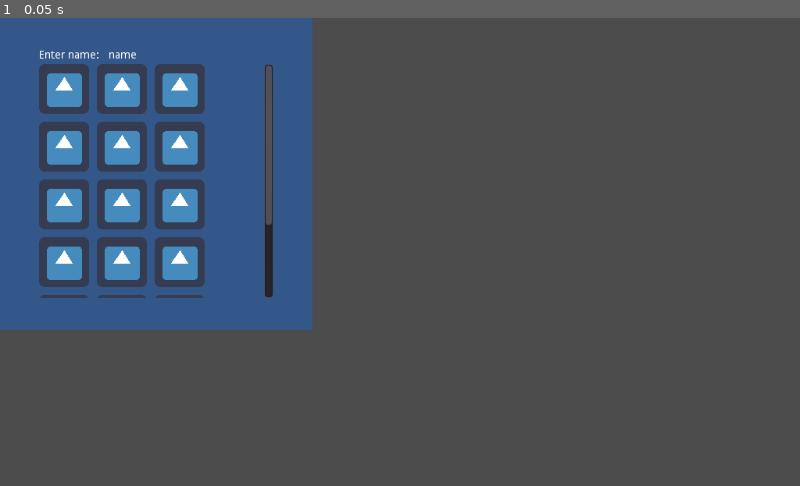
Above: before the commit, frame 1.
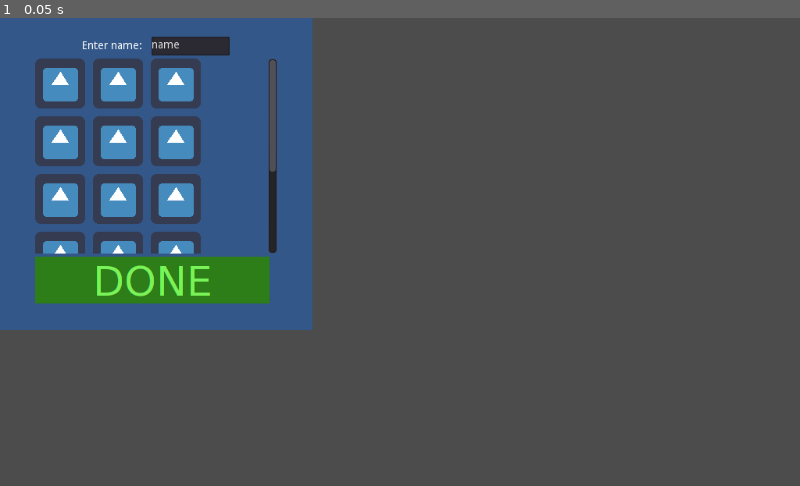
Above: after the commit, the same moment.

Repository: jmpoholarz/Memoji
Game: Godot game, scene res://selection GUI.tscn
The game is run twice, just before and just after one commit, with the same random seed, the same clock (stepped at 60 frames per second) and the same inputs. The project has no main scene, so this scene is started directly. The engine's default icon, where the game draws it, is replaced by a stand-in: a white triangle on a blue panel in a dark square.
Inputs:
- Up to frame 1 (0.05 s): no input

The runs differ from the first frame. In frame 1, 9.0% of the frame differs, in the area x 4-35%, y 4-62%.

Commit message:
placeholder and text entry

Diff:
--- a/MemojiPlayer/selection GUI.tscn
+++ b/MemojiPlayer/selection GUI.tscn
@@ -1,6 +1,7 @@
-[gd_scene load_steps=2 format=2]
+[gd_scene load_steps=3 format=2]
 
 [ext_resource path="res://icon.png" type="Texture" id=1]
+[ext_resource path="res://Assets/DonePlaceholder.png" type="Texture" id=2]
 
 [node name="selection GUI" type="MarginContainer" index="0"]
 
@@ -24,6 +25,7 @@
 anchor_top = 0.0
 anchor_right = 0.0
 anchor_bottom = 0.0
+margin_left = 8.0
 margin_right = 400.0
 margin_bottom = 400.0
 rect_pivot_offset = Vector2( 0, 0 )
@@ -41,6 +43,7 @@
 anchor_top = 0.0
 anchor_right = 0.0
 anchor_bottom = 0.0
+margin_left = 8.0
 margin_right = 400.0
 margin_bottom = 400.0
 rect_pivot_offset = Vector2( 0, 0 )
@@ -63,7 +66,7 @@
 anchor_bottom = 0.0
 margin_left = 10.0
 margin_top = 10.0
-margin_right = 390.0
+margin_right = 382.0
 margin_bottom = 390.0
 rect_pivot_offset = Vector2( 0, 0 )
 rect_clip_content = false
@@ -80,8 +83,8 @@
 anchor_top = 0.0
 anchor_right = 0.0
 anchor_bottom = 0.0
-margin_left = 40.0
-margin_right = 340.0
+margin_left = 31.0
+margin_right = 341.0
 margin_bottom = 380.0
 rect_pivot_offset = Vector2( 0, 0 )
 rect_clip_content = false
@@ -97,16 +100,16 @@
 anchor_top = 0.0
 anchor_right = 0.0
 anchor_bottom = 0.0
-margin_top = 31.0
-margin_right = 300.0
-margin_bottom = 45.0
-rect_pivot_offset = Vector2( 0, 0 )
-rect_clip_content = false
-mouse_filter = 1
-mouse_default_cursor_shape = 0
-size_flags_horizontal = 1
-size_flags_vertical = 1
-alignment = 0
+margin_top = 14.0
+margin_right = 310.0
+margin_bottom = 38.0
+rect_pivot_offset = Vector2( 0, 0 )
+rect_clip_content = false
+mouse_filter = 1
+mouse_default_cursor_shape = 0
+size_flags_horizontal = 1
+size_flags_vertical = 1
+alignment = 1
 
 [node name="HBoxContainer" type="HBoxContainer" parent="MarginContainer/HBoxContainer/VBoxContainer/VBoxContainer" index="0"]
 
@@ -114,15 +117,15 @@
 anchor_top = 0.0
 anchor_right = 0.0
 anchor_bottom = 0.0
-margin_right = 300.0
-margin_bottom = 14.0
-rect_pivot_offset = Vector2( 0, 0 )
-rect_clip_content = false
-mouse_filter = 1
-mouse_default_cursor_shape = 0
-size_flags_horizontal = 1
-size_flags_vertical = 1
-alignment = 0
+margin_right = 310.0
+margin_bottom = 24.0
+rect_pivot_offset = Vector2( 0, 0 )
+rect_clip_content = false
+mouse_filter = 1
+mouse_default_cursor_shape = 0
+size_flags_horizontal = 1
+size_flags_vertical = 1
+alignment = 1
 
 [node name="Label" type="Label" parent="MarginContainer/HBoxContainer/VBoxContainer/VBoxContainer/HBoxContainer" index="0"]
 
@@ -130,8 +133,10 @@
 anchor_top = 0.0
 anchor_right = 0.0
 anchor_bottom = 0.0
-margin_right = 85.0
-margin_bottom = 14.0
+margin_left = 60.0
+margin_top = 5.0
+margin_right = 145.0
+margin_bottom = 19.0
 rect_pivot_offset = Vector2( 0, 0 )
 rect_clip_content = false
 mouse_filter = 2
@@ -143,25 +148,39 @@
 lines_skipped = 0
 max_lines_visible = -1
 
-[node name="nameVariable" type="Label" parent="MarginContainer/HBoxContainer/VBoxContainer/VBoxContainer/HBoxContainer" index="1"]
-
-anchor_left = 0.0
-anchor_top = 0.0
-anchor_right = 0.0
-anchor_bottom = 0.0
-margin_left = 89.0
-margin_right = 125.0
-margin_bottom = 14.0
-rect_pivot_offset = Vector2( 0, 0 )
-rect_clip_content = false
-mouse_filter = 2
-mouse_default_cursor_shape = 0
-size_flags_horizontal = 1
-size_flags_vertical = 4
+[node name="TextEdit" type="TextEdit" parent="MarginContainer/HBoxContainer/VBoxContainer/VBoxContainer/HBoxContainer" index="1"]
+
+anchor_left = 0.0
+anchor_top = 0.0
+anchor_right = 0.0
+anchor_bottom = 0.0
+margin_left = 149.0
+margin_right = 249.0
+margin_bottom = 24.0
+rect_min_size = Vector2( 100, 24 )
+rect_pivot_offset = Vector2( 0, 0 )
+rect_clip_content = false
+focus_mode = 2
+mouse_filter = 0
+mouse_default_cursor_shape = 0
+size_flags_horizontal = 1
+size_flags_vertical = 1
 text = "name"
-percent_visible = 1.0
-lines_skipped = 0
-max_lines_visible = -1
+readonly = false
+highlight_current_line = false
+syntax_highlighting = false
+show_line_numbers = false
+highlight_all_occurrences = false
+override_selected_font_color = false
+context_menu_enabled = true
+smooth_scrolling = false
+v_scroll_speed = 80.0
+hiding_enabled = 0
+wrap_lines = false
+caret_block_mode = false
+caret_blink = false
+caret_blink_speed = 0.65
+caret_moving_by_right_click = true
 
 [node name="VBoxContainer2" type="VBoxContainer" parent="MarginContainer/HBoxContainer/VBoxContainer" index="1"]
 
@@ -169,9 +188,9 @@
 anchor_top = 0.0
 anchor_right = 0.0
 anchor_bottom = 0.0
-margin_top = 49.0
-margin_right = 300.0
-margin_bottom = 349.0
+margin_top = 42.0
+margin_right = 310.0
+margin_bottom = 292.0
 rect_pivot_offset = Vector2( 0, 0 )
 rect_clip_content = false
 mouse_filter = 1
@@ -187,9 +206,9 @@
 anchor_top = 0.0
 anchor_right = 0.0
 anchor_bottom = 0.0
-margin_right = 300.0
-margin_bottom = 300.0
-rect_min_size = Vector2( 300, 300 )
+margin_right = 310.0
+margin_bottom = 250.0
+rect_min_size = Vector2( 300, 250 )
 rect_pivot_offset = Vector2( 0, 0 )
 rect_clip_content = true
 mouse_filter = 0
@@ -201,10 +220,11 @@
 scroll_vertical_enabled = true
 scroll_vertical = 0
 scroll_deadzone = 0
-_sections_unfolded = [ "Rect", "Scroll" ]
+_sections_unfolded = [ "Rect" ]
 
 [node name="VBoxContainer" type="VBoxContainer" parent="MarginContainer/HBoxContainer/VBoxContainer/VBoxContainer2/ScrollContainer" index="0"]
 
+editor/display_folded = true
 anchor_left = 0.0
 anchor_top = 0.0
 anchor_right = 0.0
@@ -873,3 +893,54 @@
 passby_press = false
 action = ""
 visibility_mode = 0
+
+[node name="VBoxContainer3" type="VBoxContainer" parent="MarginContainer/HBoxContainer/VBoxContainer" index="2"]
+
+anchor_left = 0.0
+anchor_top = 0.0
+anchor_right = 0.0
+anchor_bottom = 0.0
+margin_top = 296.0
+margin_right = 310.0
+margin_bottom = 366.0
+rect_min_size = Vector2( 70, 70 )
+rect_pivot_offset = Vector2( 0, 0 )
+rect_clip_content = false
+mouse_filter = 1
+mouse_default_cursor_shape = 0
+size_flags_horizontal = 1
+size_flags_vertical = 1
+alignment = 1
+_sections_unfolded = [ "Rect" ]
+
+[node name="MarginContainer" type="MarginContainer" parent="MarginContainer/HBoxContainer/VBoxContainer/VBoxContainer3" index="0"]
+
+anchor_left = 0.0
+anchor_top = 0.0
+anchor_right = 0.0
+anchor_bottom = 0.0
+margin_right = 310.0
+margin_bottom = 70.0
+rect_min_size = Vector2( 310, 70 )
+rect_pivot_offset = Vector2( 0, 0 )
+rect_clip_content = false
+mouse_filter = 0
+mouse_default_cursor_shape = 0
+size_flags_horizontal = 1
+size_flags_vertical = 1
+custom_constants/margin_right = 0
+custom_constants/margin_top = 0
+custom_constants/margin_left = 0
+custom_constants/margin_bottom = 0
+
+[node name="TouchScreenButton" type="TouchScreenButton" parent="MarginContainer/HBoxContainer/VBoxContainer/VBoxContainer3/MarginContainer" index="0"]
+
+normal = ExtResource( 2 )
+pressed = null
+bitmask = null
+shape = null
+shape_centered = true
+shape_visible = true
+passby_press = false
+action = ""
+visibility_mode = 0
Binary file added: MemojiPlayer/Assets/DonePlaceholder.png
Not shown, added: MemojiPlayer/Assets/DonePlaceholder.png.import
